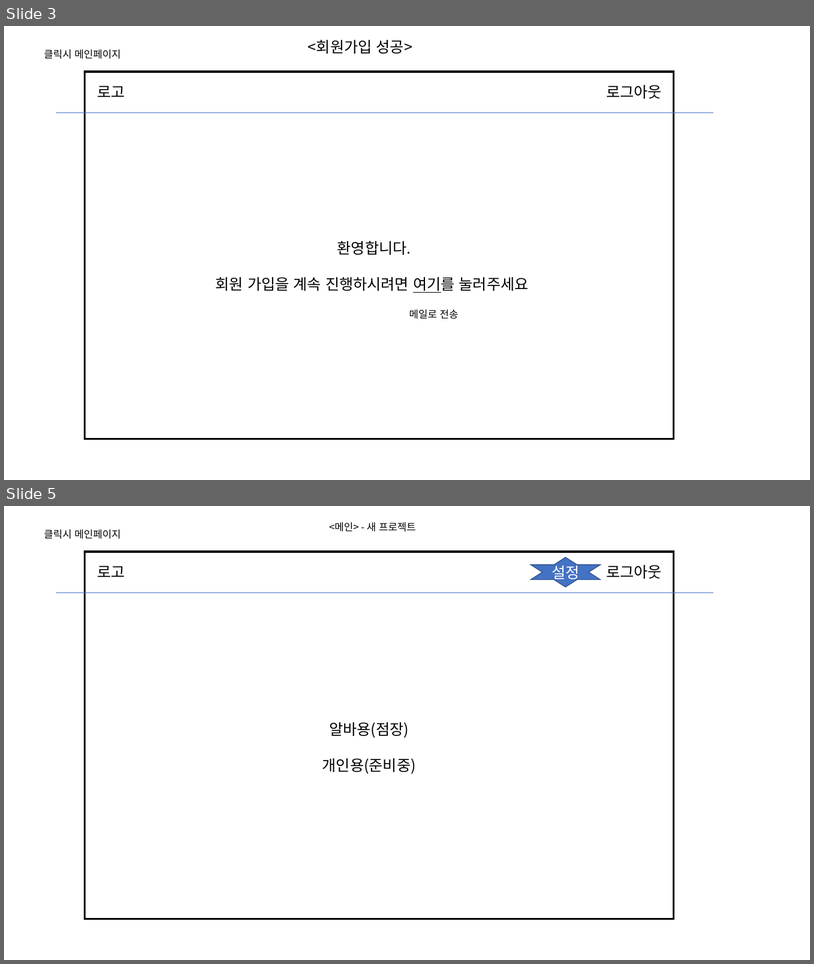
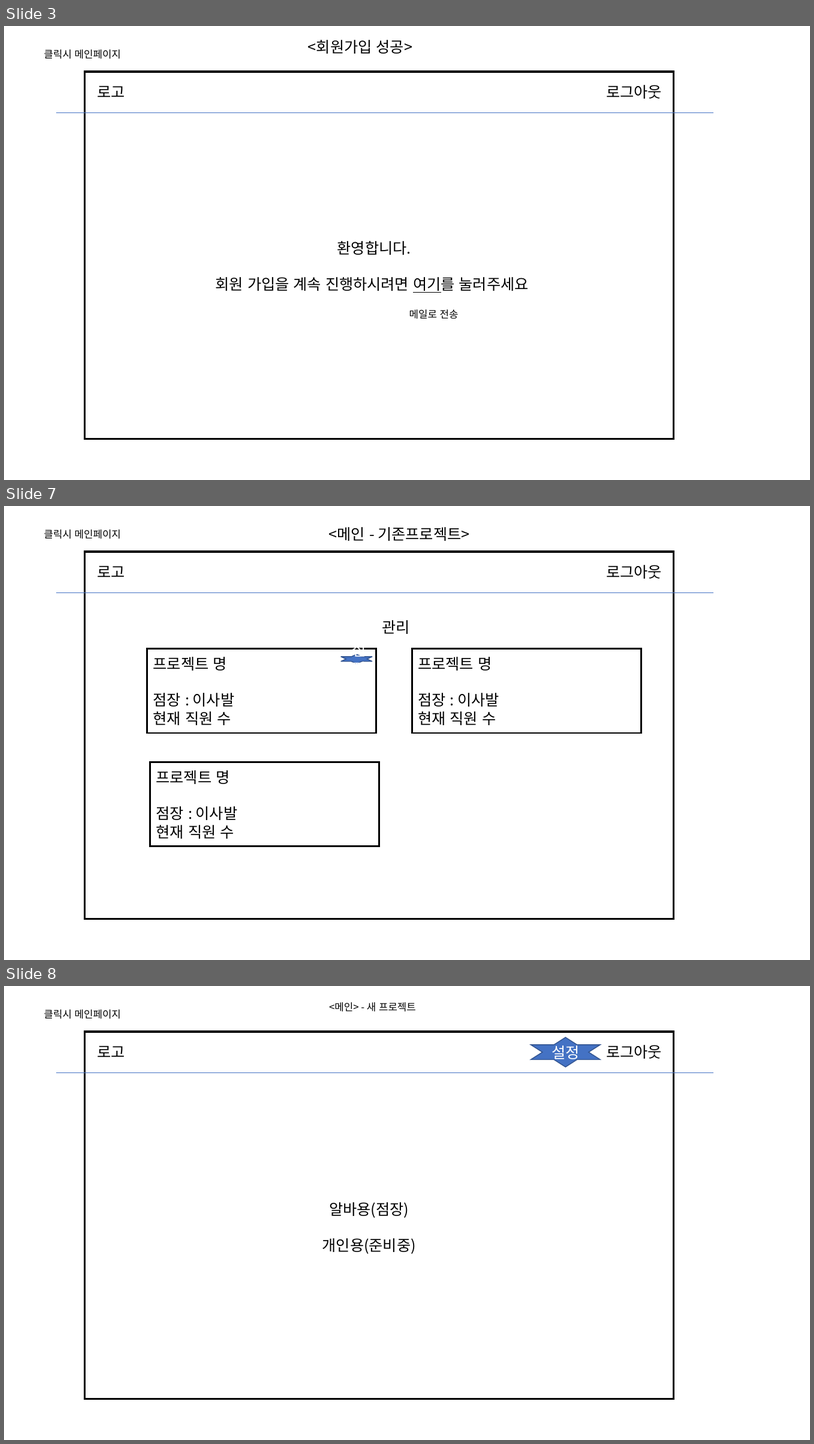
Before and after one commit to supersfel/ArbeitDiary, a slide deck: 화면.pptx. Shown one above the other, each under a label of ours: slides 3 and 5 before the commit, slides 3, 7 and 8 after it; the slides between them are not shown. The pictures are 814x964 and 814x1444 pixels, drawn with LibreOffice and Linux fonts; fonts in the diff are those of the drawing. Boxes give left, top, right and bottom in pixels: in the first picture for what was removed or moved away, otherwise in the second. Text is boxed around its words. In the diff, an @@ line names an element or a change of style, - is before the commit and + after.

```diff
--- a/화면.pptx
+++ b/화면.pptx
@@ slide 7 added at box(4, 506, 810, 960), background #FFFFFF @@
@@ text added at box(44, 529, 121, 539), 12 pt, text #000000 @@
+클릭시 메인페이지
@@ text added at box(329, 527, 470, 541), 18 pt, text #000000 @@
+<메인 - 기존프로젝트>
@@ rectangle added at box(84, 552, 674, 919), outline #000000 2.25 pt @@
@@ text added at box(97, 566, 125, 577), 18 pt, text #000000 @@
+로고
@@ text added at box(606, 565, 662, 579), 18 pt, text #000000 @@
+로그아웃
@@ line added from (56, 592) to (714, 592), #4472C4 0.5 pt @@
@@ text added at box(383, 620, 410, 634), 18 pt, text #000000 @@
+관리
@@ rectangle added at box(147, 649, 377, 733), fill #FFFFFF at 90% opacity, outline #000000 2 pt, 18 pt, text #000000 @@
+프로젝트 명
+점장 : 이사발
+현재 직원 수
@@ rectangle added at box(413, 649, 642, 733), fill #FFFFFF at 90% opacity, outline #000000 2 pt, 18 pt, text #000000 @@
+프로젝트 명
+점장 : 이사발
+현재 직원 수
@@ star added at box(341, 654, 372, 663), fill #4472C4, outline #325491 1 pt, 18 pt, text #FFFFFF @@
+설정
@@ rectangle added at box(150, 762, 380, 846), fill #FFFFFF at 90% opacity, outline #000000 2 pt, 18 pt, text #000000 @@
+프로젝트 명
+점장 : 이사발
+현재 직원 수
@@ what was slide 5 is now slide 8 @@
```
Also in this commit, not shown: 5 slides changed, 3 other slides added.
